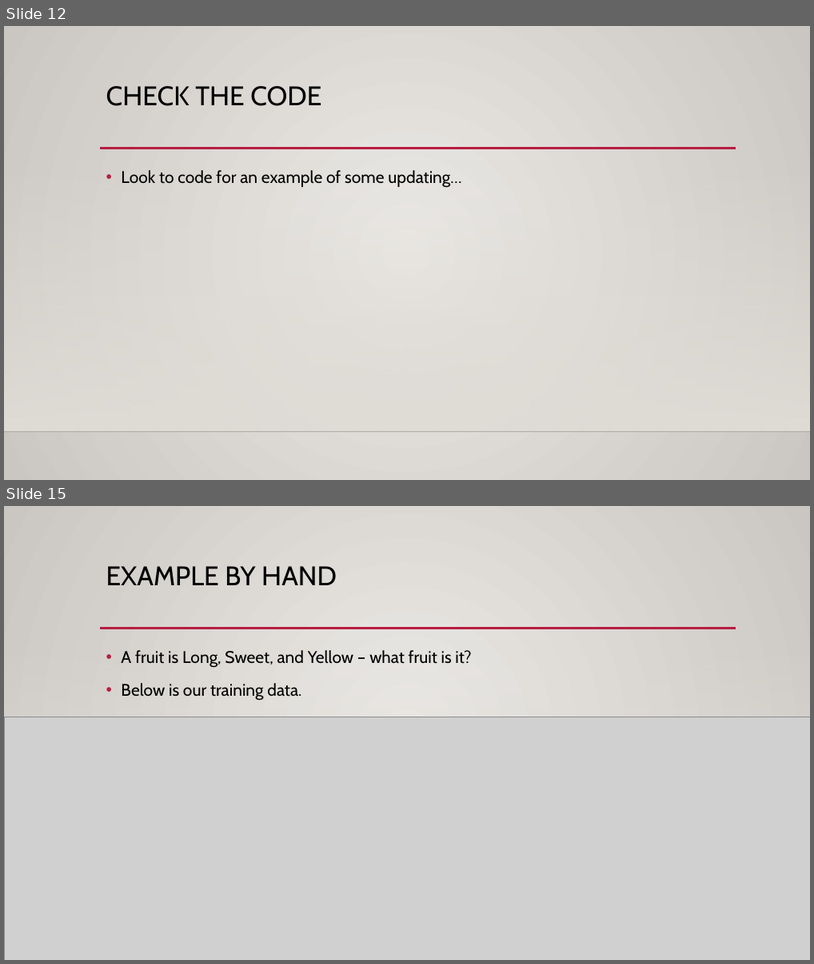
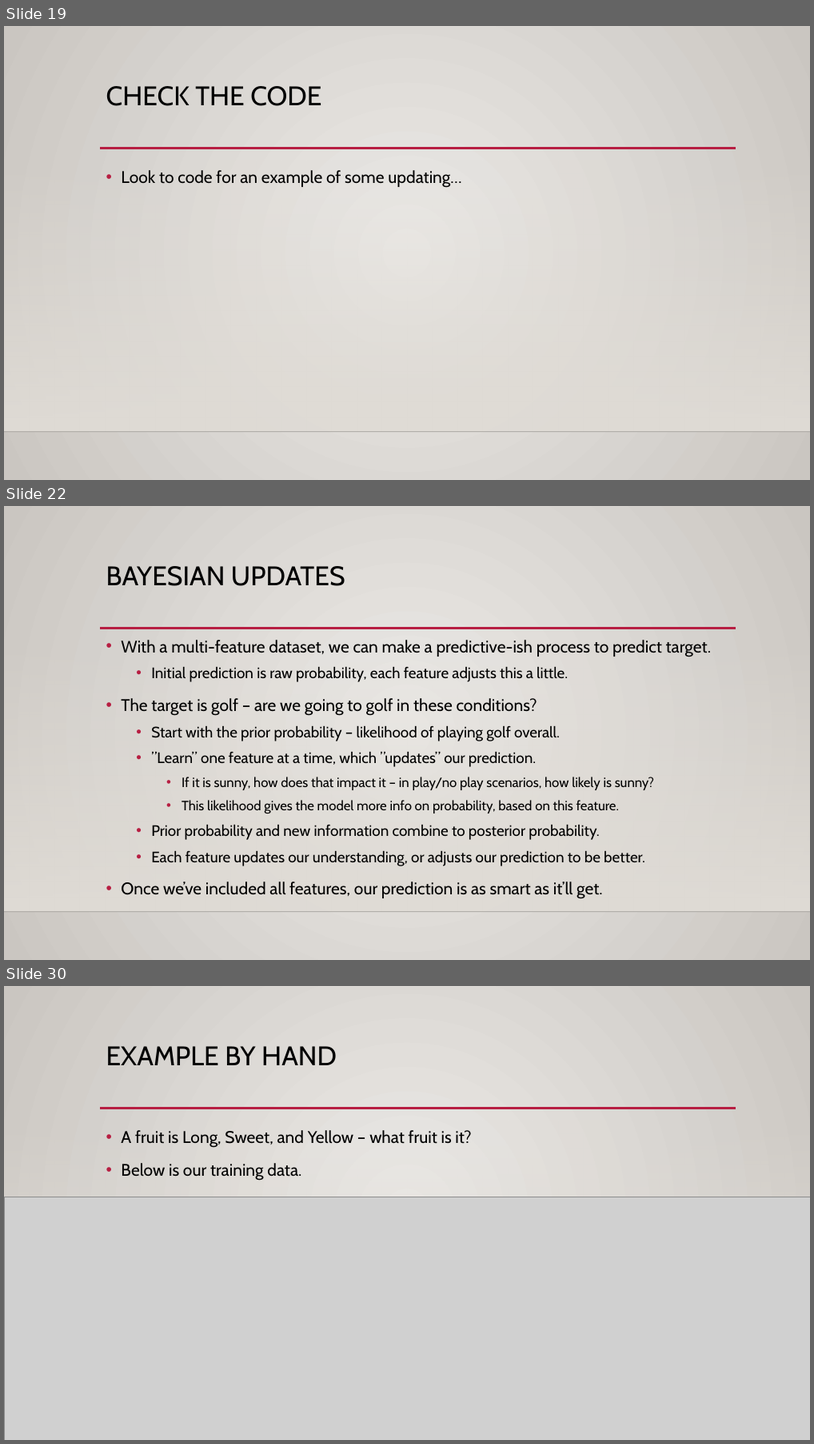
Before and after one commit to AkeemSemperDataScience/Basic_Stats_in_Python_Student_Repository, a slide deck: reference_material/slides/025_Bayes.pptx. Shown one above the other, each under a label of ours: slides 12 and 15 before the commit, slides 19, 22 and 30 after it; the slides between them are not shown. The pictures are 814x964 and 814x1444 pixels, drawn with LibreOffice and Linux fonts; fonts in the diff are those of the drawing; grey boxes stand for pictures; background and template pictures are left out. Boxes give left, top, right and bottom in pixels: in the first picture for what was removed or moved away, otherwise in the second. Text is boxed around its words. In the diff, an @@ line names an element or a change of style, - is before the commit and + after.

```diff
--- a/reference_material/slides/025_Bayes.pptx
+++ b/reference_material/slides/025_Bayes.pptx
@@ slide 22 added at [4,506,810,960], background gradient #ECEAE7 to #CAC7C1; not listed: 3 template elements that a slide beside it also shows @@
@@ title added at [106,566,346,586], 32 pt, text #000000 @@
+BAYESIAN UPDATES
@@ text added at [121,640,711,899], 18 pt, text #000000 @@
+• With a multi-feature dataset, we can make a predictive-ish process to predict target.
+  • Initial prediction is raw probability, each feature adjusts this a little.
+• The target is golf – are we going to golf in these conditions?
+  • Start with the prior probability – likelihood of playing golf overall.
+  • ”Learn” one feature at a time, which ”updates” our prediction.
+    • If it is sunny, how does that impact it – in play/no play scenarios, how likely is sunny?
+    • This likelihood gives the model more info on probability, based on this feature.
+  • Prior probability and new information combine to posterior probability.
+  • Each feature updates our understanding, or adjusts our prediction to be better.
+• Once we’ve included all features, our prediction is as smart as it’ll get.
@@ what was slide 12 is now slide 19 @@
@@ what was slide 15 is now slide 30 @@
```
Also in this commit, not shown: 11 slides changed, 21 other slides added, 3 other files.
